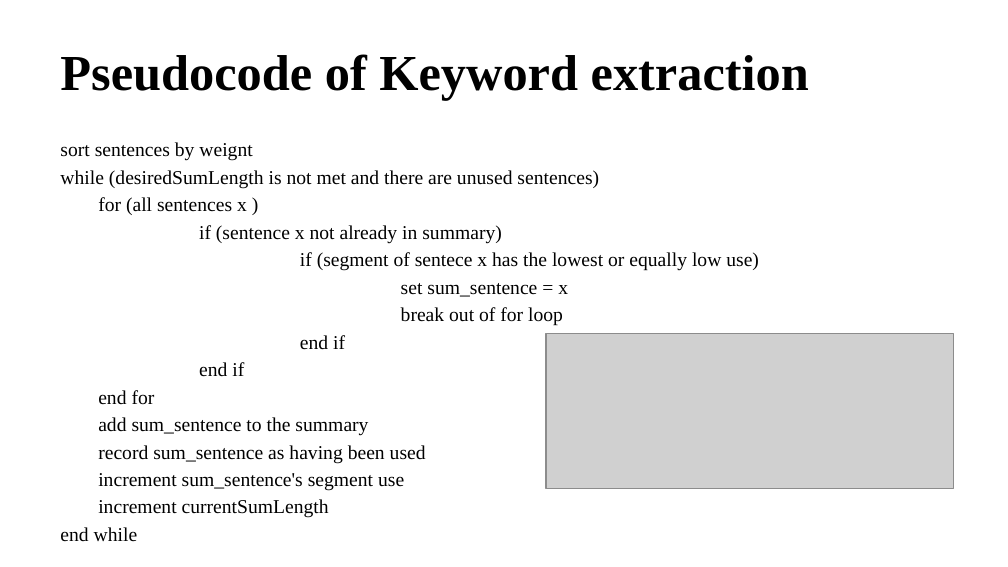
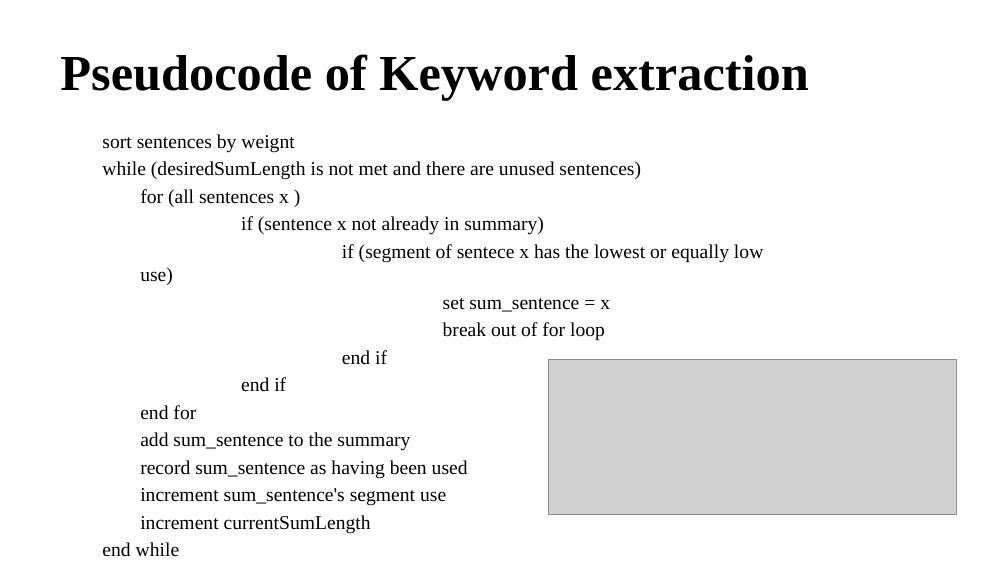
Before and after one commit to imakathuria/Examination-System-PPT, a slide deck: slide 23 of Git_Major.pptx. Drawn at 1008x567 pixels with LibreOffice and Linux fonts; fonts in the diff are those of the drawing; grey boxes stand for pictures. Boxes give left, top, right and bottom in pixels: in the first picture for what was removed or moved away, otherwise in the second. Text is boxed around its words. In the diff, an @@ line names an element or a change of style, - is before the commit and + after.

Commit message:
edited

```diff
--- a/Git_Major.pptx
+++ b/Git_Major.pptx
@@ text "sort sentences by weignt" rewrapped from (60, 142, 759, 542) to (102, 134, 763, 534) @@
@@ picture: place and size @@
-picture at (546, 334, 954, 489)
+picture at (548, 359, 956, 514)
```
Also in this commit, not shown: 5 other slides changed.
